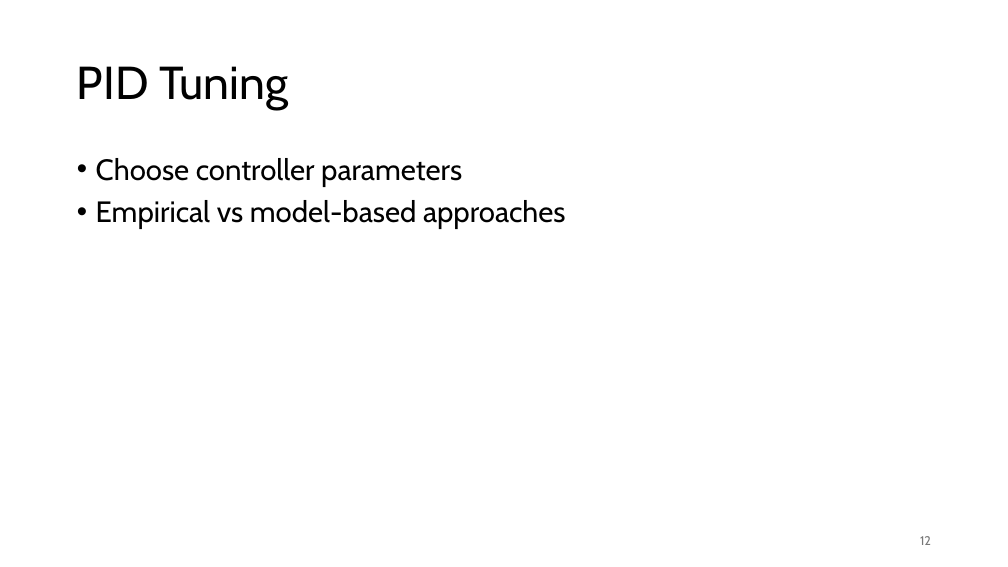
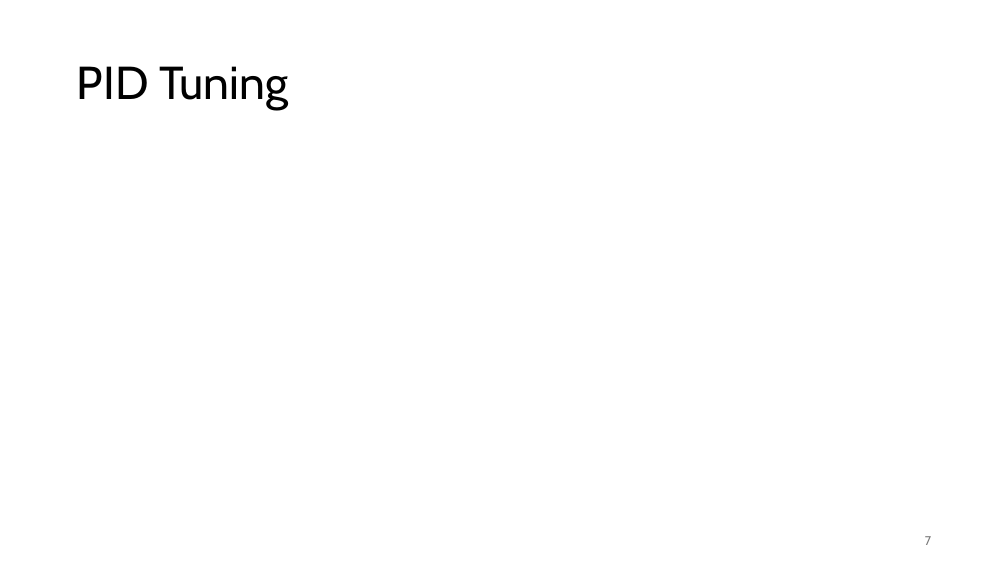
Before and after one commit to FelixWick/control_engineering, a slide deck: slide 7 of slides/5_controller_design.pptx (slide 12 before the commit). Drawn at 1008x567 pixels with LibreOffice and Linux fonts; fonts in the diff are those of the drawing; grey boxes stand for pictures. Boxes give left, top, right and bottom in pixels: in the first picture for what was removed or moved away, otherwise in the second. Text is boxed around its words. In the diff, an @@ line names an element or a change of style, - is before the commit and + after.

Commit message:
controller design continued

```diff
--- a/slides/5_controller_design.pptx
+++ b/slides/5_controller_design.pptx
@@ text removed at (x1=96, y1=158, x2=566, y2=229) @@
-• Choose controller parameters
-• Empirical vs model-based approaches
@@ page number at (x1=925, y1=536, x2=931, y2=545): text changed @@
-12
+7
```
Also in this commit, not shown: 12 other slides changed, 9 slides added, 4 other files.
